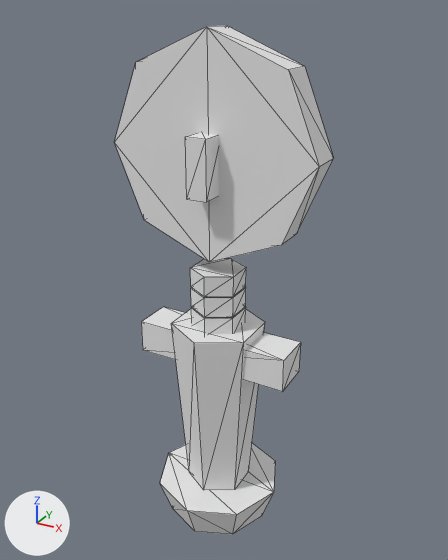
Before and after pictures for a commit that changed the glTF model public/models/furniture/decor/sculpture/sculpture-00.glb.
Rendered twice from a camera (50 mm lens) standing at (0.194, -0.344, 0.369) and looking at (0.001, 0.007, 0.194). Arrows for +X, +Y and +Z are at lower left; the lights stay in place. The first picture is the older version. Mesh edges are drawn as thin lines. Where no turn or scale is listed for an object, it has been applied to the vertices. Vertices at exactly the same position are counted once.

Names of what the first picture shows: 'sculpture_00'.
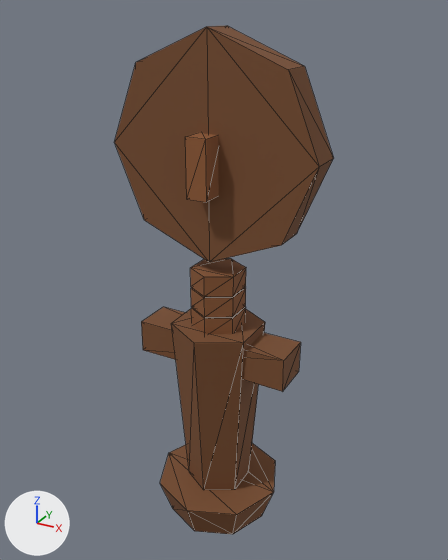
Location of each change, [x1, y1, x2, y2] in pixels of the pictures (448 x 560 px):
'sculpture_00', recoloured (darker): [115, 26, 333, 534] in both

The change, as a list of edits to the scene's bpy script:
```text
Change mat_lowpolykit:
    add n2 = _N.new('ShaderNodeMix'); n2.name = 'Mix'
    add n2.data_type = 'RGBA'
    add n2.blend_type = 'MULTIPLY'
    add n2.inputs[0].default_value = 1.0  # 'Factor'
    add n2.inputs[7].default_value = (0.8, 0.8, 0.8, 1.0)  # 'B', white #e7e7e7
    add n3 = _N.new('ShaderNodeVertexColor'); n3.name = 'Color Attribute'
    where n0 = _N.new('ShaderNodeBsdfPrincipled'); n0.name = 'Principled BSDF'
    add _L.new(n2.outputs[2], n0.inputs[0])  # 'Result' to 'Base Color'
    add _L.new(n3.outputs[0], n2.inputs[6])  # 'Color' to 'A'
Change me_sculpture_00:
    where me_sculpture_00.from_pydata(...)  # 96 vertices, 154 faces; spans x -0.073..0.073, y -0.048..0.048, z -0.18..0.18
    used by ob_sculpture_00; location = (0.0, 0.0, 0.1796)
    me_sculpture_00 part 1: vertex colours changed
```
